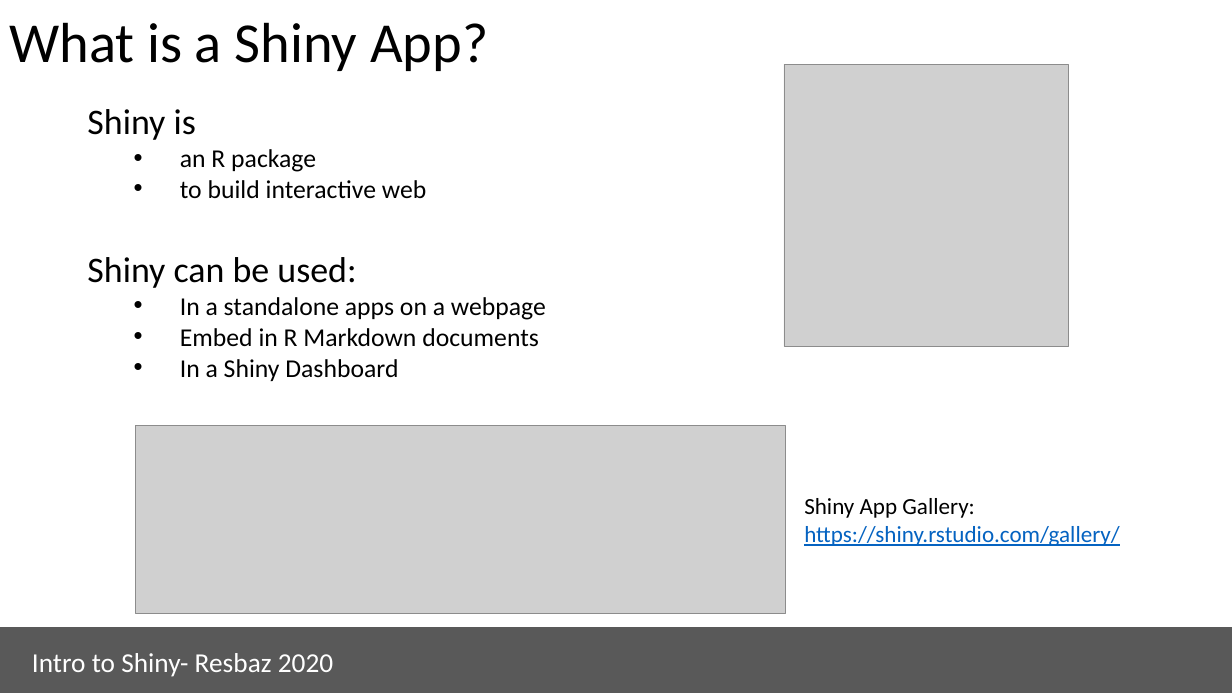
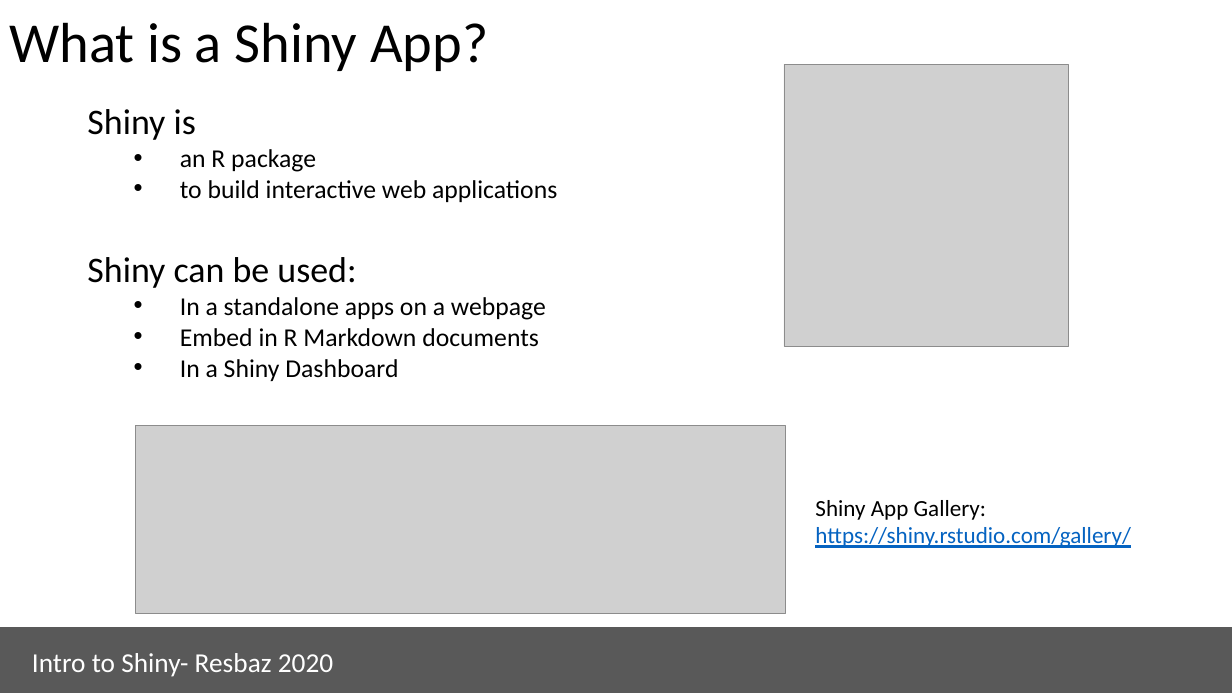
Before and after one commit to aponsero/Shiny_app_workshop_2020, a slide deck: slide 3 of Presentation/Presentation_slides.pptx. Drawn at 1232x693 pixels with LibreOffice and Linux fonts; fonts in the diff are those of the drawing; grey boxes stand for pictures. Boxes give left, top, right and bottom in pixels: in the first picture for what was removed or moved away, otherwise in the second. Text is boxed around its words. In the diff, an @@ line names an element or a change of style, - is before the commit and + after.

```diff
--- a/Presentation/Presentation_slides.pptx
+++ b/Presentation/Presentation_slides.pptx
@@ text at (x1=180, y1=180, x2=557, y2=202): text changed @@
-  • to build interactive web
+  • to build interactive web applications
@@ text "Shiny App Gallery:" moved from (x1=804, y1=498, x2=1120, y2=546) to (x1=815, y1=500, x2=1131, y2=548) @@
```
Also in this commit, not shown: 4 other slides changed, 3 slides added, 1 slide removed.
